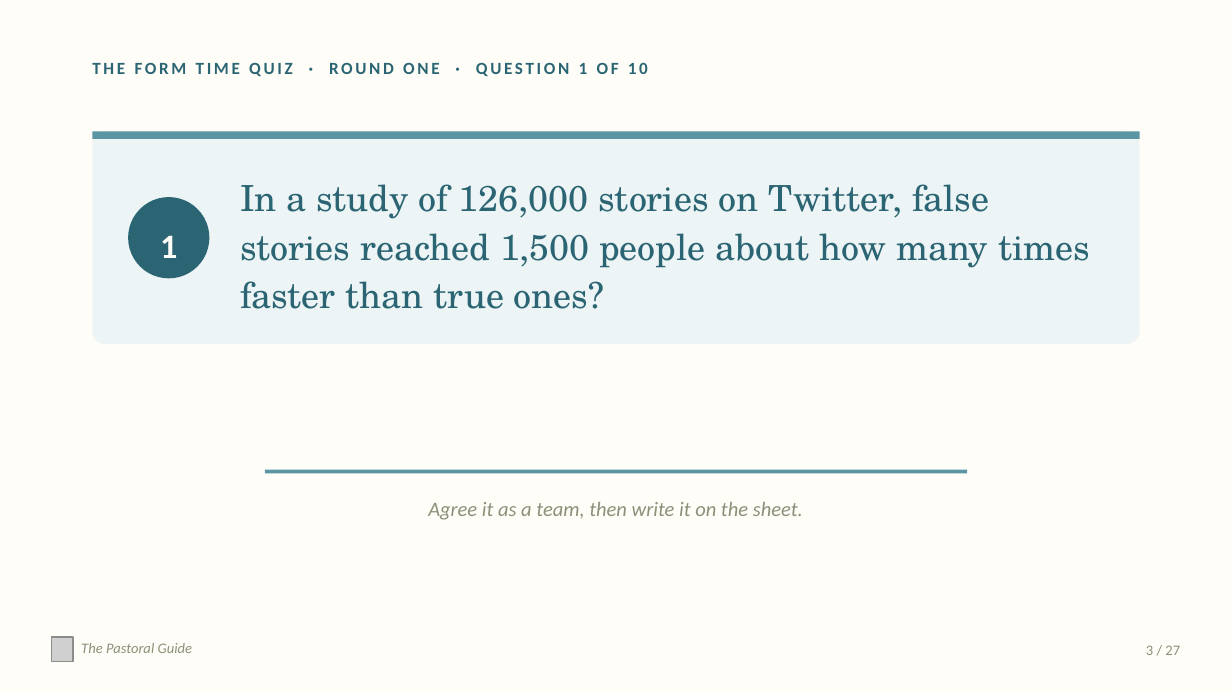
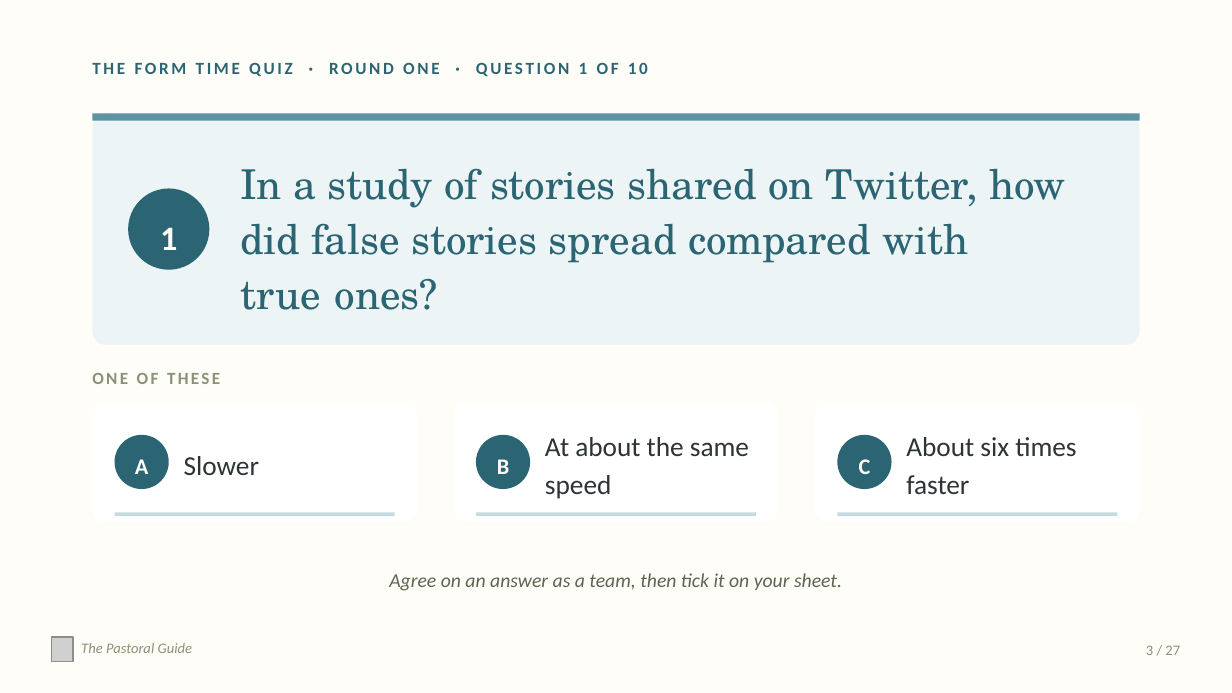
Before and after one commit to thepastoralguide/thepastoralguide.github.io, a slide deck: slide 3 of morning-registration-activities/form-time-quiz/downloads/Form_Time_Quiz_Volume_Two_Year_10_and_11.pptx. Drawn at 1232x693 pixels with LibreOffice and Linux fonts; fonts in the diff are those of the drawing; grey boxes stand for pictures. Boxes give left, top, right and bottom in pixels: in the first picture for what was removed or moved away, otherwise in the second. Text is boxed around its words. In the diff, an @@ line names an element or a change of style, - is before the commit and + after.

Commit message:
Form Time Quiz Volume Three, reworded Volumes One and Two with blank answer sheets, general sign-up wording

```diff
--- a/morning-registration-activities/form-time-quiz/downloads/Form_Time_Quiz_Volume_Two_Year_10_and_11.pptx
+++ b/morning-registration-activities/form-time-quiz/downloads/Form_Time_Quiz_Volume_Two_Year_10_and_11.pptx
@@ rounded rectangle: place and size @@
-rounded rectangle at (92,132,1140,345)
+rounded rectangle at (92,113,1140,345)
@@ rectangle: place and size @@
-rectangle at (92,132,1140,139)
+rectangle at (92,113,1140,121)
@@ text at (240,168,1066,310): text changed; size 21 to 24 pt @@
-In a study of 126,000 stories on Twitter, false stories reached 1,500 people about how many times faster than true ones?
+In a study of stories shared on Twitter, how did false stories spread compared with true ones?
@@ text "1": place and size @@
-text "1" at (160,235,177,258)
+text "1" at (160,227,177,250)
@@ ellipse: place and size @@
-ellipse at (128,197,209,278)
+ellipse at (128,188,209,270)
@@ text added at (92,373,220,384), 10 pt, text #8B9179, bold @@
+ONE OF THESE
@@ rounded rectangle added at (92,402,416,522), fill #FFFFFF @@
@@ rounded rectangle added at (453,402,777,522), fill #FFFFFF @@
@@ rounded rectangle added at (816,402,1140,522), fill #FFFFFF @@
@@ ellipse added at (115,435,169,489), fill #2B6573 @@
@@ ellipse added at (476,435,530,489), fill #2B6573 @@
@@ text added at (545,437,749,499), 16 pt, text #2E3436 @@
+At about the same speed
@@ ellipse added at (838,435,892,489), fill #2B6573 @@
@@ text added at (906,437,1076,494), 16 pt, text #2E3436 @@
+About six times faster
@@ text added at (135,459,148,474), 13 pt, text #FFFDF7, bold @@
+A
@@ text added at (184,456,259,475), 16 pt, text #2E3436 @@
+Slower
@@ rectangle removed at (265,469,967,473) @@
@@ text added at (497,459,509,474), 13 pt, text #FFFDF7, bold @@
+B
@@ text added at (859,459,871,474), 13 pt, text #FFFDF7, bold @@
+C
@@ rectangle added at (115,513,394,516), fill #C4DCE1 @@
@@ rectangle added at (476,513,755,516), fill #C4DCE1 @@
@@ rectangle added at (838,513,1117,516), fill #C4DCE1 @@
@@ text at (389,573,842,591): text changed; size 12 to 11.5 pt; text colour #8B9179 to #5C6552 @@
-Agree it as a team, then write it on the sheet.
+Agree on an answer as a team, then tick it on your sheet.
```
Also in this commit, not shown: 17 other slides changed, 24 other files.
